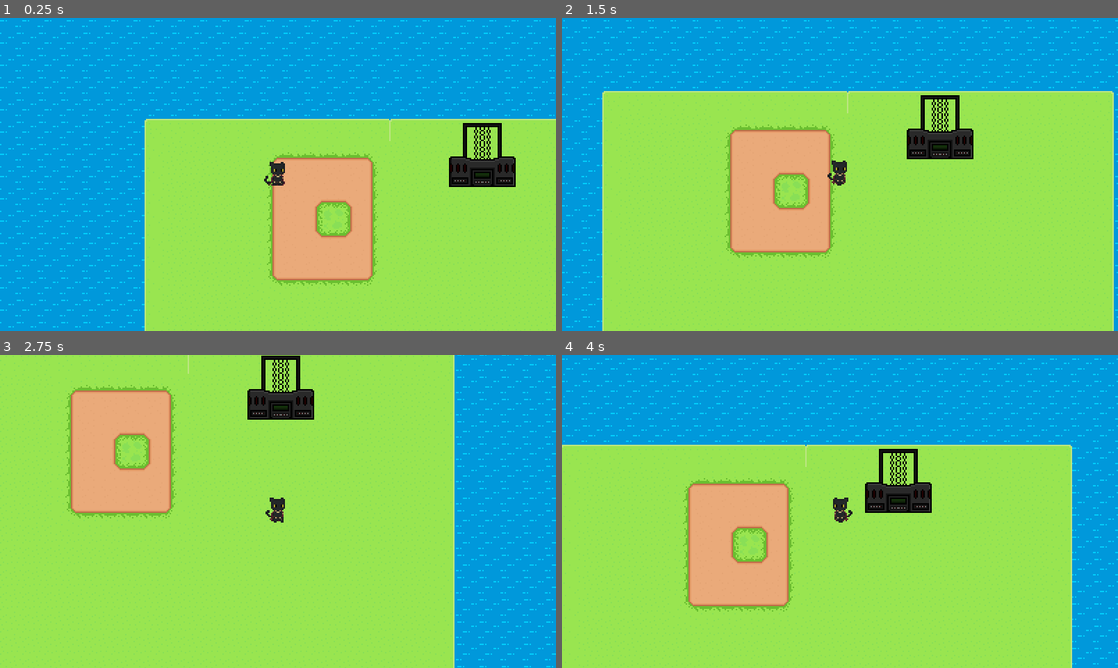
Above: before the commit, frames 1-4 (two rows, left to right).
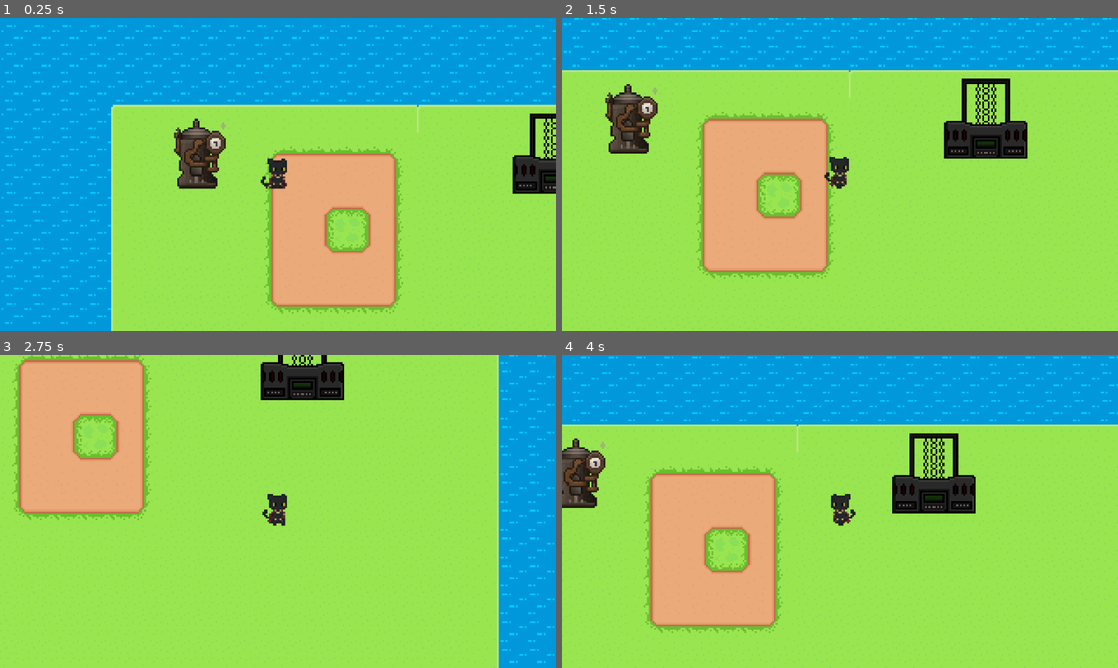
Above: after the commit, the same moments.

Repository: WarriorGW/Steamation
Game: Godot game, scene res://Scenes/Game.tscn
Two runs of this game, one before a commit and one after it. Both use one fixed random seed, a clock stepped at 60 frames per second and the inputs below.
Inputs:
- Up to frame 1 (0.25 s): no input
- Up to frame 2 (1.5 s): hold D (right) 0.53-1.28 s; hold S (down) from 1.28 s (still down)
- Up to frame 3 (2.75 s): release S (down) at 2.03 s; hold D (right) from 2.03 s (still down)
- Up to frame 4 (4 s): release D (right) at 2.78 s; hold W (up) 2.78-3.53 s; hold A (left) from 3.53 s (still down)

The runs differ from the first frame. In frame 1, 23% of the frame differs, in the area x 0-100%, y 0-100%; in frame 2, 26%; in frame 3, 23%; in frame 4, 28%.

Commit message:
UI Right side bar toggler

Diff:
--- a/Scenes/Game.tscn
+++ b/Scenes/Game.tscn
@@ -1,10 +1,11 @@
-[gd_scene load_steps=11 format=4 uid="uid://dcb35jyyypes"]
+[gd_scene load_steps=17 format=4 uid="uid://dcb35jyyypes"]
 
 [ext_resource type="PackedScene" uid="uid://op2vgs332sl1" path="res://Scenes/Player.tscn" id="1_iukft"]
 [ext_resource type="Texture2D" uid="uid://cj4ej34syadoc" path="res://Assets/Tileset/BgWaterAlternative.png" id="3_b2bpf"]
 [ext_resource type="Texture2D" uid="uid://ch8bqb0odkth7" path="res://Assets/Tileset/MainGroundAlternative.png" id="3_j5yw3"]
 [ext_resource type="PackedScene" uid="uid://djjntmxsrmdje" path="res://Scenes/Machine.tscn" id="4_b2bpf"]
 [ext_resource type="PackedScene" uid="uid://bp2kqfg5wtgjn" path="res://Scenes/inGameUI.tscn" id="5_b2bpf"]
+[ext_resource type="Texture2D" uid="uid://cpqpea8knijl4" path="res://Assets/Machines/Boiler.png" id="6_7lihs"]
 
 [sub_resource type="TileSetAtlasSource" id="TileSetAtlasSource_7lihs"]
 texture = ExtResource("3_b2bpf")
@@ -132,6 +133,42 @@
 sources/1 = SubResource("TileSetAtlasSource_j5yw3")
 sources/0 = SubResource("TileSetAtlasSource_b2bpf")
 
+[sub_resource type="AtlasTexture" id="AtlasTexture_fgofq"]
+atlas = ExtResource("6_7lihs")
+region = Rect2(0, 0, 32, 48)
+
+[sub_resource type="AtlasTexture" id="AtlasTexture_2irst"]
+atlas = ExtResource("6_7lihs")
+region = Rect2(0, 48, 32, 48)
+
+[sub_resource type="AtlasTexture" id="AtlasTexture_bf53h"]
+atlas = ExtResource("6_7lihs")
+region = Rect2(0, 96, 32, 48)
+
+[sub_resource type="AtlasTexture" id="AtlasTexture_71axn"]
+atlas = ExtResource("6_7lihs")
+region = Rect2(32, 0, 32, 48)
+
+[sub_resource type="SpriteFrames" id="SpriteFrames_dahhg"]
+animations = [{
+"frames": [{
+"duration": 1.0,
+"texture": SubResource("AtlasTexture_fgofq")
+}, {
+"duration": 1.0,
+"texture": SubResource("AtlasTexture_2irst")
+}, {
+"duration": 1.0,
+"texture": SubResource("AtlasTexture_bf53h")
+}, {
+"duration": 1.0,
+"texture": SubResource("AtlasTexture_71axn")
+}],
+"loop": true,
+"name": &"default",
+"speed": 6.0
+}]
+
 [node name="Game" type="Node2D"]
 
 [node name="Player" parent="." instance=ExtResource("1_iukft")]
@@ -153,9 +190,14 @@
 tile_set = SubResource("TileSet_kldst")
 
 [node name="Machine" parent="." instance=ExtResource("4_b2bpf")]
-position = Vector2(147, -23)
+position = Vector2(159, -21)
 
 [node name="CanvasLayer" type="CanvasLayer" parent="."]
 visible = false
 
 [node name="UI" parent="CanvasLayer" instance=ExtResource("5_b2bpf")]
+
+[node name="AnimatedSprite2D" type="AnimatedSprite2D" parent="."]
+position = Vector2(-45, -24)
+sprite_frames = SubResource("SpriteFrames_dahhg")
+frame_progress = 0.113436416
--- a/Scenes/Machine.tscn
+++ b/Scenes/Machine.tscn
@@ -1,13 +1,13 @@
 [gd_scene load_steps=11 format=3 uid="uid://djjntmxsrmdje"]
 
-[ext_resource type="Script" uid="uid://dlfgut3lnl2wq" path="res://Scenes/machine.gd" id="1_7iaox"]
+[ext_resource type="Script" uid="uid://dlfgut3lnl2wq" path="res://Scripts/machine.gd" id="1_7iaox"]
 [ext_resource type="Texture2D" uid="uid://c6ji1awg2ly4k" path="res://Assets/Machines/Drill.png" id="1_ovuu0"]
 
 [sub_resource type="RectangleShape2D" id="RectangleShape2D_ovuu0"]
-size = Vector2(56, 30)
+size = Vector2(70, 39)
 
 [sub_resource type="RectangleShape2D" id="RectangleShape2D_7iaox"]
-size = Vector2(48, 22)
+size = Vector2(48, 19)
 
 [sub_resource type="AtlasTexture" id="AtlasTexture_7iaox"]
 atlas = ExtResource("1_ovuu0")
@@ -63,13 +63,13 @@
 [node name="Area2D" type="Area2D" parent="."]
 
 [node name="CollisionShape2D" type="CollisionShape2D" parent="Area2D"]
-position = Vector2(0, 13)
+position = Vector2(0, 13.5)
 shape = SubResource("RectangleShape2D_ovuu0")
 
 [node name="StaticBody2D" type="StaticBody2D" parent="."]
 
 [node name="CollisionShape2D" type="CollisionShape2D" parent="StaticBody2D"]
-position = Vector2(0, 13)
+position = Vector2(0, 14.5)
 shape = SubResource("RectangleShape2D_7iaox")
 
 [node name="AnimatedSprite2D" type="AnimatedSprite2D" parent="."]
--- a/Scenes/inGameUI.tscn
+++ b/Scenes/inGameUI.tscn
@@ -1,7 +1,16 @@
-[gd_scene load_steps=6 format=3 uid="uid://bp2kqfg5wtgjn"]
+[gd_scene load_steps=8 format=3 uid="uid://bp2kqfg5wtgjn"]
 
 [ext_resource type="Texture2D" uid="uid://clq6kkqyny4j2" path="res://Assets/UI/Icons/ui_icons.png" id="1_j2qsc"]
 [ext_resource type="Texture2D" uid="uid://sm5l750imnl" path="res://Assets/UI/Icons/coins.png" id="2_50l2w"]
+[ext_resource type="Script" uid="uid://m2hgfwqpb12m" path="res://Scripts/right_sidebar_menu.gd" id="2_flcp1"]
+
+[sub_resource type="AtlasTexture" id="AtlasTexture_flcp1"]
+atlas = ExtResource("2_50l2w")
+region = Rect2(192, 0, 64, 64)
+
+[sub_resource type="AtlasTexture" id="AtlasTexture_ktxmv"]
+atlas = ExtResource("1_j2qsc")
+region = Rect2(16, 48, 16, 16)
 
 [sub_resource type="AtlasTexture" id="AtlasTexture_50l2w"]
 atlas = ExtResource("1_j2qsc")
@@ -10,10 +19,6 @@
 [sub_resource type="AtlasTexture" id="AtlasTexture_j2qsc"]
 atlas = ExtResource("1_j2qsc")
 region = Rect2(32, 32, 16, 16)
-
-[sub_resource type="AtlasTexture" id="AtlasTexture_flcp1"]
-atlas = ExtResource("2_50l2w")
-region = Rect2(192, 0, 64, 64)
 
 [node name="UI" type="Control"]
 layout_mode = 3
@@ -66,45 +71,6 @@
 text = "Opcion 3"
 metadata/_edit_use_anchors_ = true
 
-[node name="RightSideMenu" type="PanelContainer" parent="."]
-layout_mode = 1
-anchors_preset = 6
-anchor_left = 1.0
-anchor_top = 0.5
-anchor_right = 1.0
-anchor_bottom = 0.5
-offset_left = -4.0
-offset_top = -3.0
-offset_bottom = 3.0
-grow_horizontal = 0
-grow_vertical = 2
-
-[node name="MarginContainer" type="MarginContainer" parent="RightSideMenu"]
-layout_mode = 2
-theme_override_constants/margin_left = 5
-theme_override_constants/margin_top = 10
-theme_override_constants/margin_right = 5
-theme_override_constants/margin_bottom = 10
-
-[node name="GridContainer" type="GridContainer" parent="RightSideMenu/MarginContainer"]
-layout_mode = 2
-
-[node name="Button" type="Button" parent="RightSideMenu/MarginContainer/GridContainer"]
-custom_minimum_size = Vector2(25, 25)
-layout_mode = 2
-focus_mode = 0
-icon = SubResource("AtlasTexture_50l2w")
-icon_alignment = 1
-expand_icon = true
-
-[node name="Button2" type="Button" parent="RightSideMenu/MarginContainer/GridContainer"]
-custom_minimum_size = Vector2(25, 25)
-layout_mode = 2
-focus_mode = 0
-icon = SubResource("AtlasTexture_j2qsc")
-icon_alignment = 1
-expand_icon = true
-
 [node name="Stats" type="PanelContainer" parent="."]
 layout_mode = 1
 anchors_preset = 1
@@ -133,3 +99,60 @@
 layout_mode = 2
 theme_override_font_sizes/font_size = 10
 text = "200"
+
+[node name="RightSidebarMenu" type="HBoxContainer" parent="."]
+layout_mode = 1
+anchors_preset = 6
+anchor_left = 1.0
+anchor_top = 0.5
+anchor_right = 1.0
+anchor_bottom = 0.5
+offset_left = -25.0
+offset_top = -12.5
+offset_bottom = 12.5
+grow_horizontal = 0
+grow_vertical = 2
+alignment = 1
+script = ExtResource("2_flcp1")
+
+[node name="ToggleButton" type="Button" parent="RightSidebarMenu"]
+custom_minimum_size = Vector2(25, 25)
+layout_mode = 2
+size_flags_horizontal = 4
+size_flags_vertical = 4
+focus_mode = 0
+icon = SubResource("AtlasTexture_ktxmv")
+icon_alignment = 1
+expand_icon = true
+
+[node name="RightSideContent" type="PanelContainer" parent="RightSidebarMenu"]
+visible = false
+layout_mode = 2
+
+[node name="MarginContainer" type="MarginContainer" parent="RightSidebarMenu/RightSideContent"]
+layout_mode = 2
+theme_override_constants/margin_left = 5
+theme_override_constants/margin_top = 10
+theme_override_constants/margin_right = 5
+theme_override_constants/margin_bottom = 10
+
+[node name="GridContainer" type="GridContainer" parent="RightSidebarMenu/RightSideContent/MarginContainer"]
+layout_mode = 2
+
+[node name="Button" type="Button" parent="RightSidebarMenu/RightSideContent/MarginContainer/GridContainer"]
+custom_minimum_size = Vector2(25, 25)
+layout_mode = 2
+focus_mode = 0
+icon = SubResource("AtlasTexture_50l2w")
+icon_alignment = 1
+expand_icon = true
+
+[node name="Button2" type="Button" parent="RightSidebarMenu/RightSideContent/MarginContainer/GridContainer"]
+custom_minimum_size = Vector2(25, 25)
+layout_mode = 2
+focus_mode = 0
+icon = SubResource("AtlasTexture_j2qsc")
+icon_alignment = 1
+expand_icon = true
+
+[connection signal="pressed" from="RightSidebarMenu/ToggleButton" to="RightSidebarMenu" method="_on_toggle_button_pressed"]
--- a/Scenes/machine.gd
+++ b/Scripts/machine.gd
@@ -26,5 +26,5 @@
 		print("Jugador se alejó!")
 
 # Called every frame. 'delta' is the elapsed time since the previous frame.
-func _process(delta: float) -> void:
+func _process(_delta: float) -> void:
 	pass
--- /dev/null
+++ b/Scripts/right_sidebar_menu.gd
@@ -0,0 +1,26 @@
+extends HBoxContainer
+
+@onready var toggle_button: Button = $ToggleButton
+@onready var right_side_content: PanelContainer = $RightSideContent
+
+var icon_normal: AtlasTexture
+var icon_flipped: AtlasTexture
+
+func toggle_visibility(object):
+	var base_icon := toggle_button.icon as AtlasTexture
+
+	icon_normal = base_icon.duplicate()
+	icon_normal.region = Rect2(Vector2(16, 48), Vector2(16, 16))  # coordenadas normales
+
+	icon_flipped = base_icon.duplicate()
+	icon_flipped.region = Rect2(Vector2(32, 48), Vector2(16, 16)) # coordenadas flipantes
+
+	if object.visible:
+		object.visible = false
+		toggle_button.icon = icon_normal
+	else:
+		object.visible = true
+		toggle_button.icon = icon_flipped
+
+func _on_toggle_button_pressed() -> void:
+	toggle_visibility(right_side_content)
--- a/project.godot
+++ b/project.godot
@@ -17,8 +17,8 @@
 
 [display]
 
-window/size/viewport_width=1600
-window/size/viewport_height=900
+window/size/viewport_width=1280
+window/size/viewport_height=720
 window/stretch/mode="canvas_items"
 window/stretch/scale=2.0
 mouse_cursor/custom_image="uid://07ed35qlvdse"
Binary file added: Assets/Machines/Boiler.png
Not shown, added: Assets/Machines/Boiler.png.import
Binary file changed: Assets/UI/Icons/ui_icons.png
Renamed: Scenes/machine.gd.uid -> Scripts/machine.gd.uid
Not shown, added: Scripts/right_sidebar_menu.gd.uid
